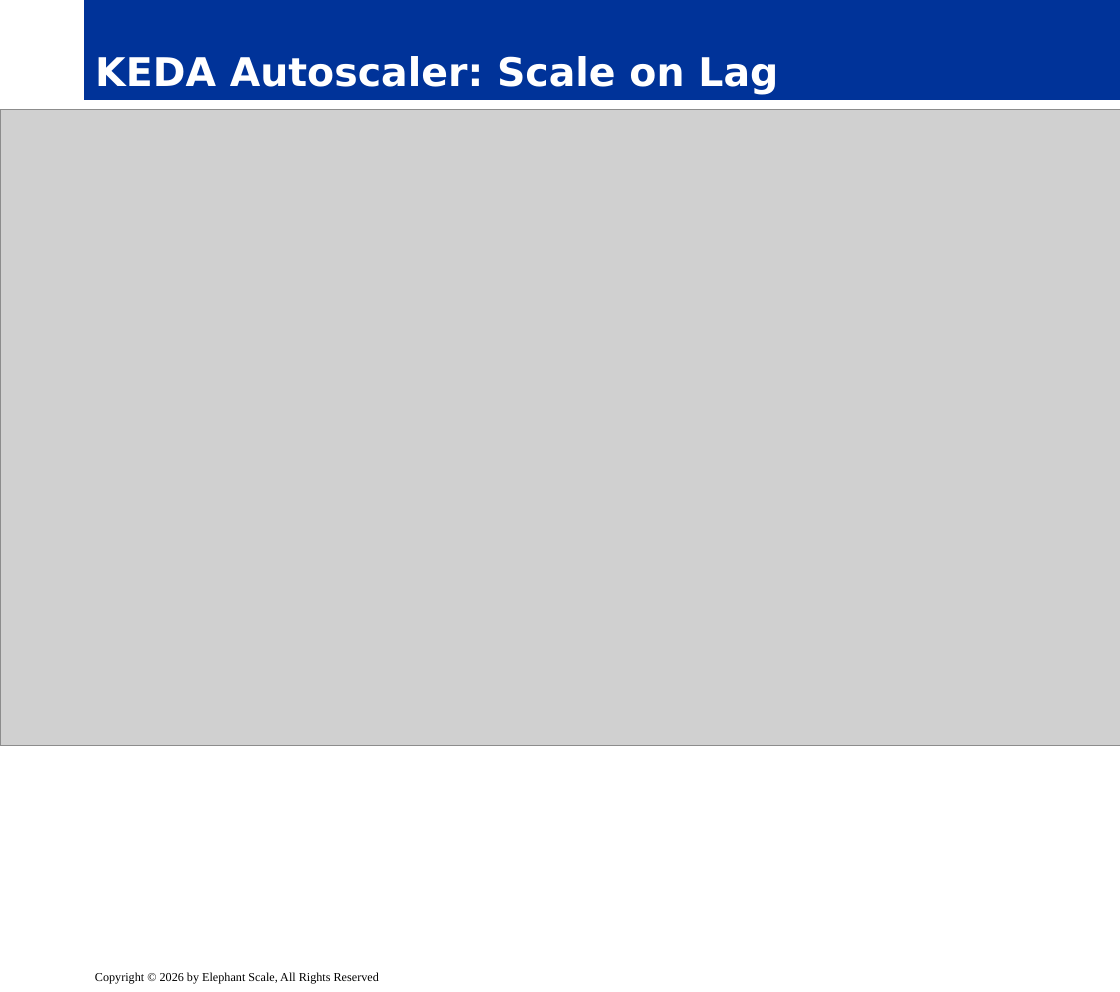
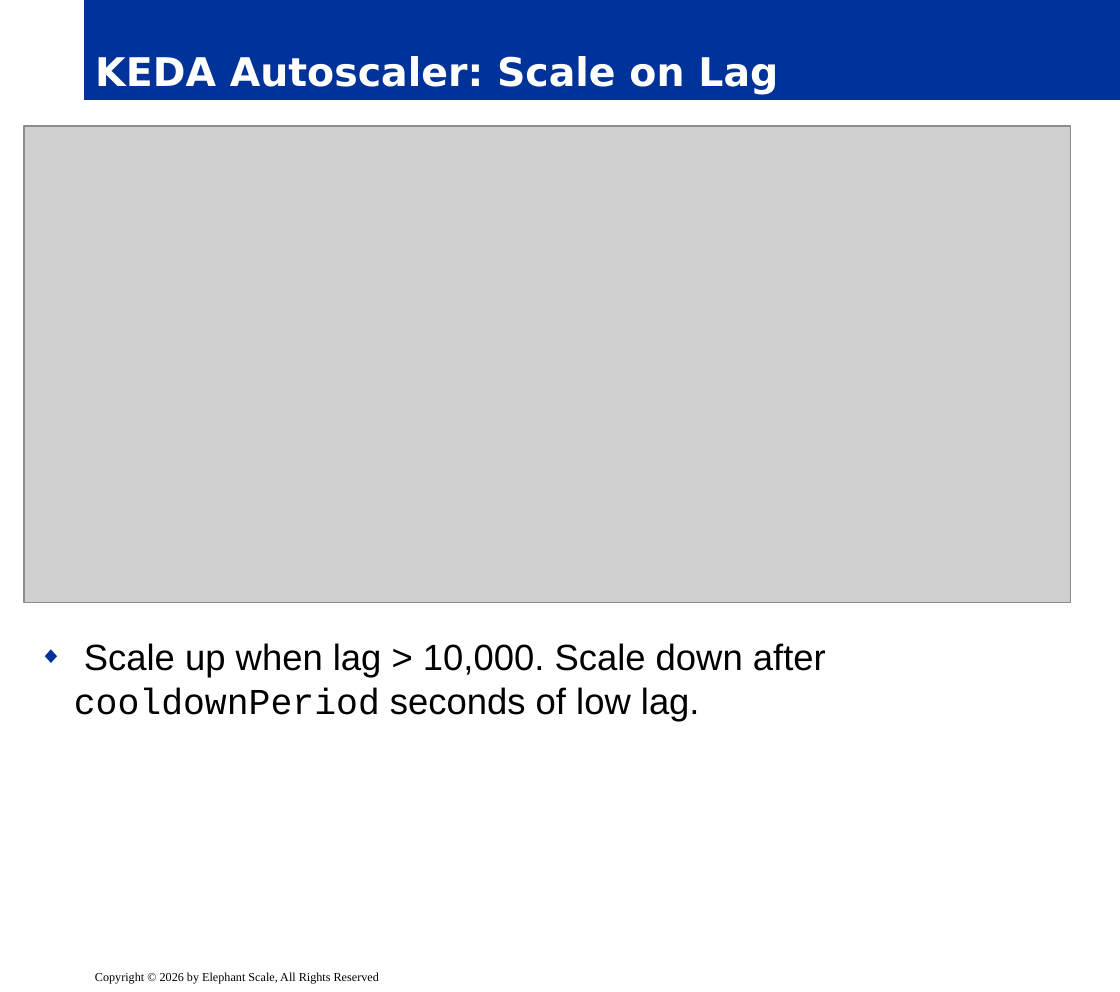
Before and after one commit to elephantscale/Advanced-Kafka-Streaming, a slide deck: slide 14 of slides/release/07__module7.pptx. Drawn at 1120x992 pixels with LibreOffice and Linux fonts; fonts in the diff are those of the drawing; grey boxes stand for pictures; background and template pictures are left out. Boxes give left, top, right and bottom in pixels: in the first picture for what was removed or moved away, otherwise in the second. Text is boxed around its words. In the diff, an @@ line names an element or a change of style, - is before the commit and + after.

```diff
--- a/slides/release/07__module7.pptx
+++ b/slides/release/07__module7.pptx
@@ text "Scale up when lag > ..." rewrapped from box(28, 119, 1093, 935) to box(74, 643, 826, 722) @@
@@ picture: place and size @@
-picture at box(0, 109, 1120, 745)
+picture at box(24, 126, 1070, 602)
```
Also in this commit, not shown: 13 other slides changed, 2 slides added.
